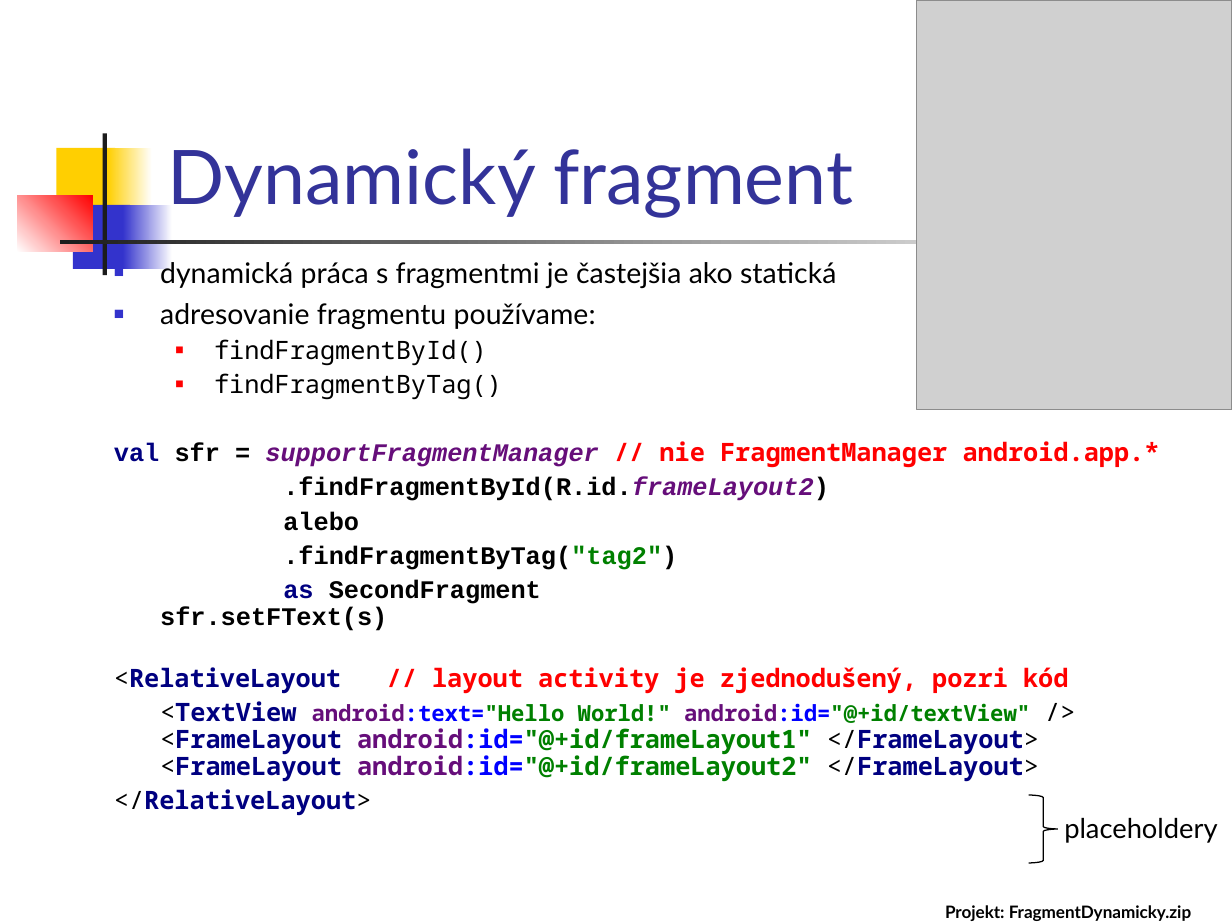
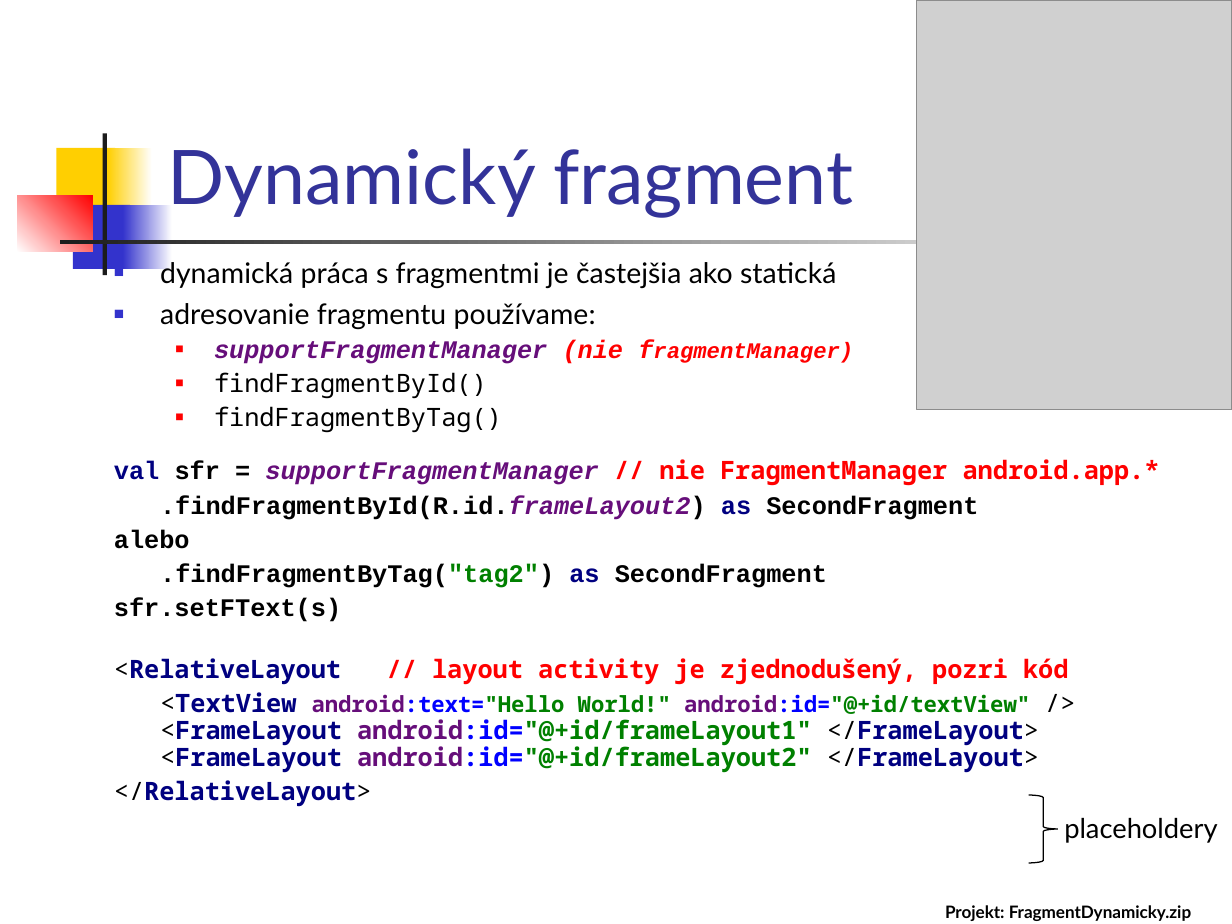
Before and after one commit to vmandro/Prednasky, a slide deck: slide 18 of 07/07_Android.ppt (slide 13 before the commit). Drawn at 1232x924 pixels with LibreOffice and Linux fonts; fonts in the diff are those of the drawing; grey boxes stand for pictures. Boxes give left, top, right and bottom in pixels: in the first picture for what was removed or moved away, otherwise in the second. Text is boxed around its words. In the diff, an @@ line names an element or a change of style, - is before the commit and + after.

```diff
--- a/07/07_Android.ppt
+++ b/07/07_Android.ppt
@@ text at (214, 339, 624, 364): paragraph added @@
+  ■ supportFragmentManager (nie fragmentManager)
@@ text at (160, 495, 978, 520): text changed @@
-.findFragmentById(R.id.frameLayout2)
+.findFragmentById(R.id.frameLayout2) as SecondFragment
@@ text at (114, 563, 827, 622): spaces changed @@
-.findFragmentByTag("tag2")
-as SecondFragment
-sfr.setFText(s)
+.findFragmentByTag("tag2") as SecondFragment
+sfr.setFText(s)
```
Also in this commit, not shown: 23 other slides changed, 9 slides added, 2 slides removed, 1 other file.
